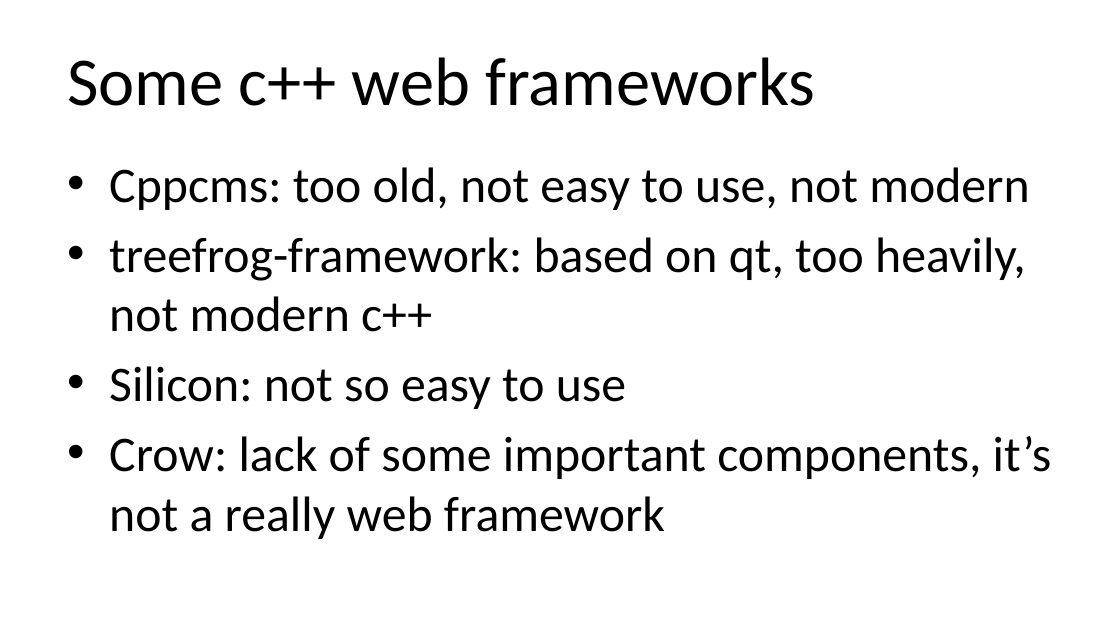
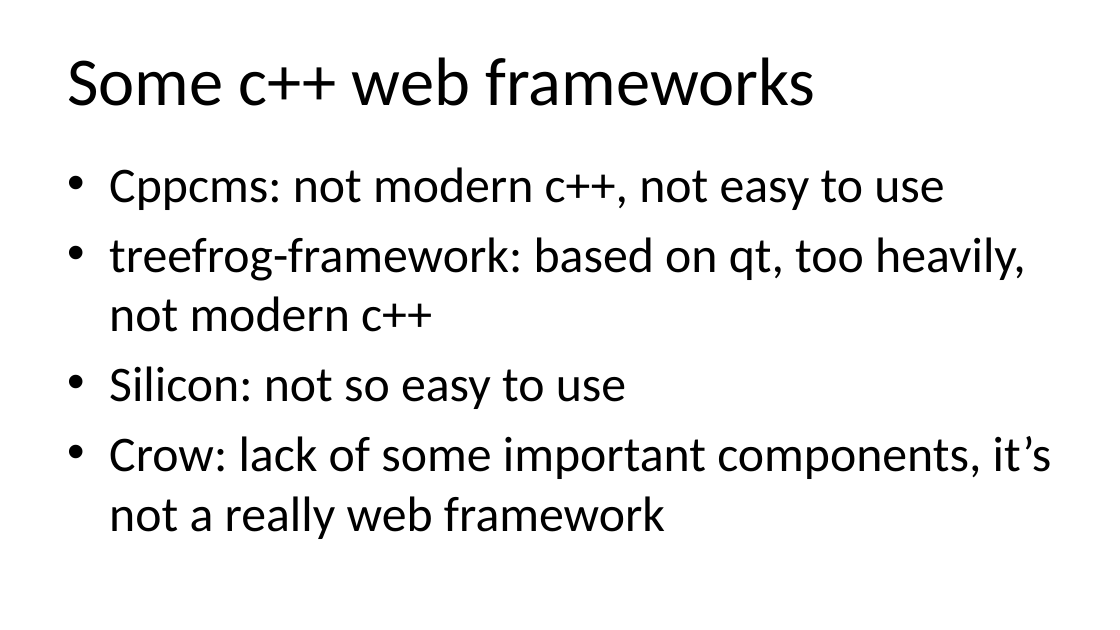
Before and after one commit to qicosmos/cppcon2018, a slide deck: slide 14 of cppcon2018.pptx. Drawn at 1120x630 pixels with LibreOffice and Linux fonts; fonts in the diff are those of the drawing. Boxes give left, top, right and bottom in pixels: in the first picture for what was removed or moved away, otherwise in the second. Text is boxed around its words. In the diff, an @@ line names an element or a change of style, - is before the commit and + after.

```diff
--- a/cppcon2018.pptx
+++ b/cppcon2018.pptx
@@ text at bbox=[109, 167, 944, 210]: text changed @@
-• Cppcms: too old, not easy to use, not modern
+• Cppcms: not modern c++, not easy to use
```
Also in this commit, not shown: 1 other slide changed, 4 slides added.
